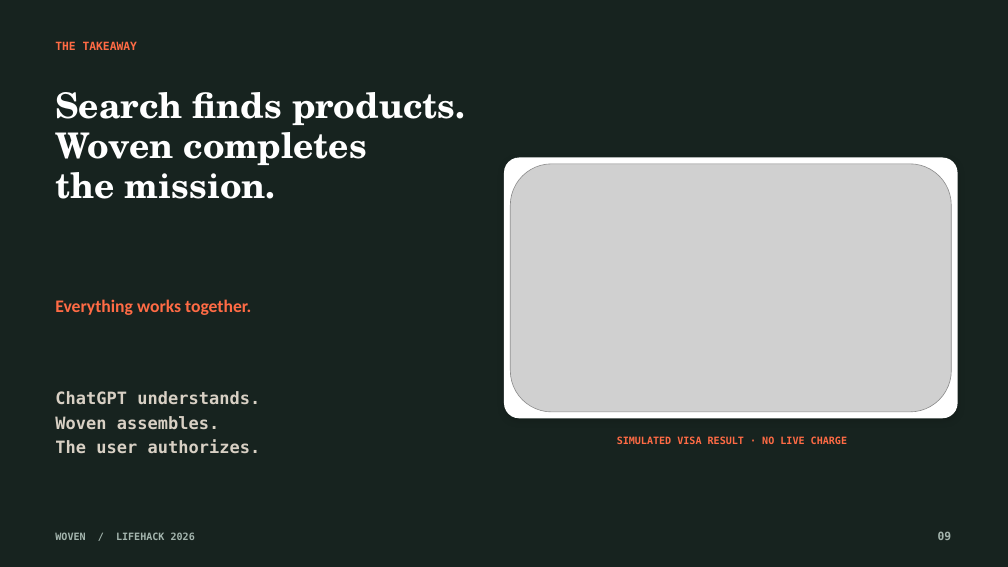
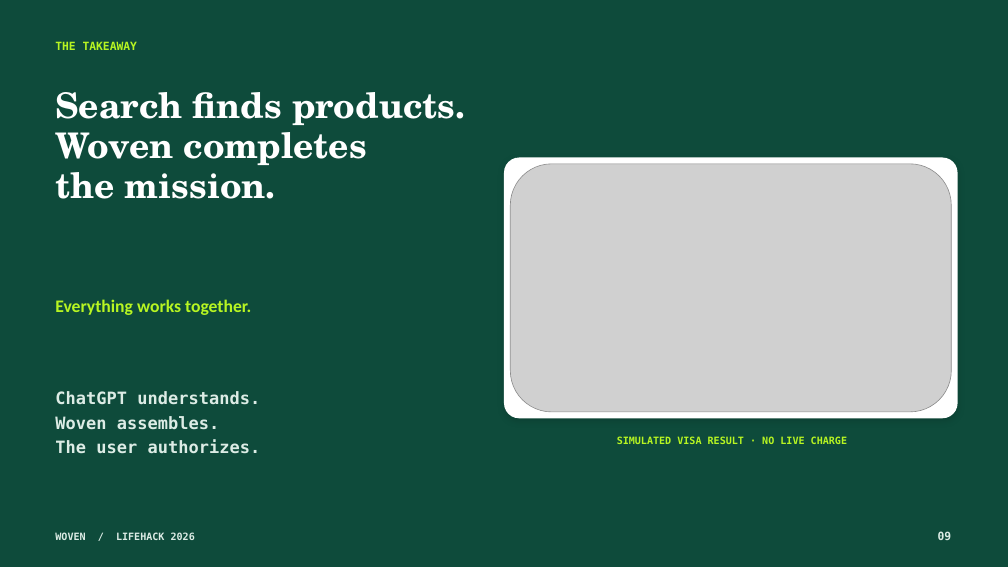
Before and after one commit to Ducksss/LifeHack-2026, a slide deck: slide 9 of docs/Woven-Hackathon-Pitch.pptx. Drawn at 1008x567 pixels with LibreOffice and Linux fonts; fonts in the diff are those of the drawing; grey boxes stand for pictures. Boxes give left, top, right and bottom in pixels: in the first picture for what was removed or moved away, otherwise in the second. Text is boxed around its words. In the diff, an @@ line names an element or a change of style, - is before the commit and + after.

Commit message:
docs(style): finalize Woven Flightpath brand assets
Summary:
- Embed the Flightpath mark in Devpost SVGs and refresh raster exports.
- Update the product gallery screenshots and hackathon pitch deck.

Rationale:
- Keep every public artifact portable and consistent with the product UI.
- Preserve readable layouts across browser, image, and slide formats.

Tests:
- npm run check
- xmllint, PPTX overflow test, and visual review of all nine slides

```diff
--- a/docs/Woven-Hackathon-Pitch.pptx
+++ b/docs/Woven-Hackathon-Pitch.pptx
@@ background #17231F to #0E4B3B @@
@@ text "ChatGPT understands." at (x1=55, y1=391, x2=261, y2=454): text colour #D8D0C4 to #DCECE5 @@
@@ text colour #FF6B45 to #B7F522 in 3 elements at (x1=55, y1=42, x2=137, y2=50), (x1=55, y1=299, x2=251, y2=315), (x1=617, y1=436, x2=847, y2=447) @@
@@ text "WOVEN / LIFEHACK 2026" at (x1=55, y1=532, x2=195, y2=540): text colour #A4B5AE to #DCECE5 @@
@@ text "09" at (x1=938, y1=531, x2=952, y2=540): text colour #A4B5AE to #DCECE5 @@
```
Also in this commit, not shown: 6 other slides changed, 13 other files.
